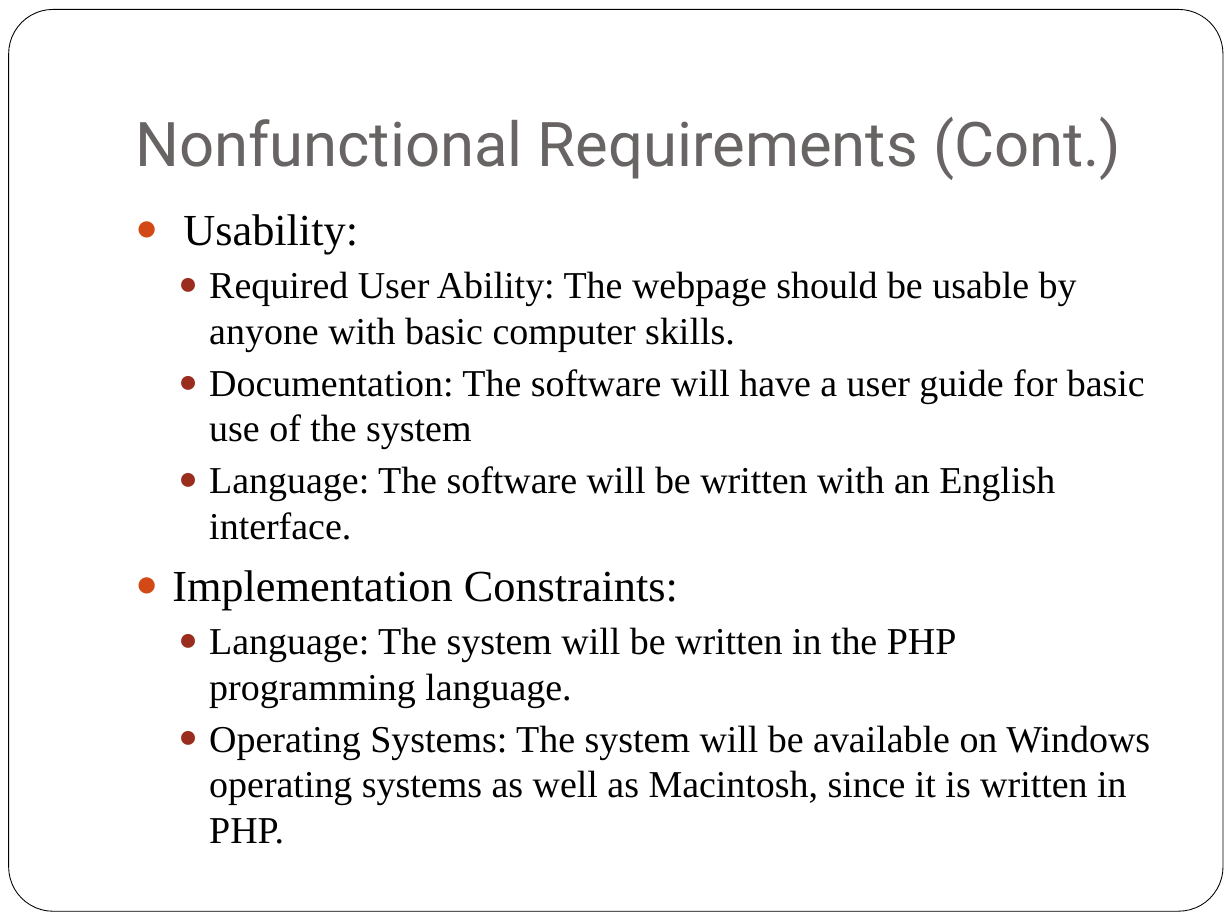
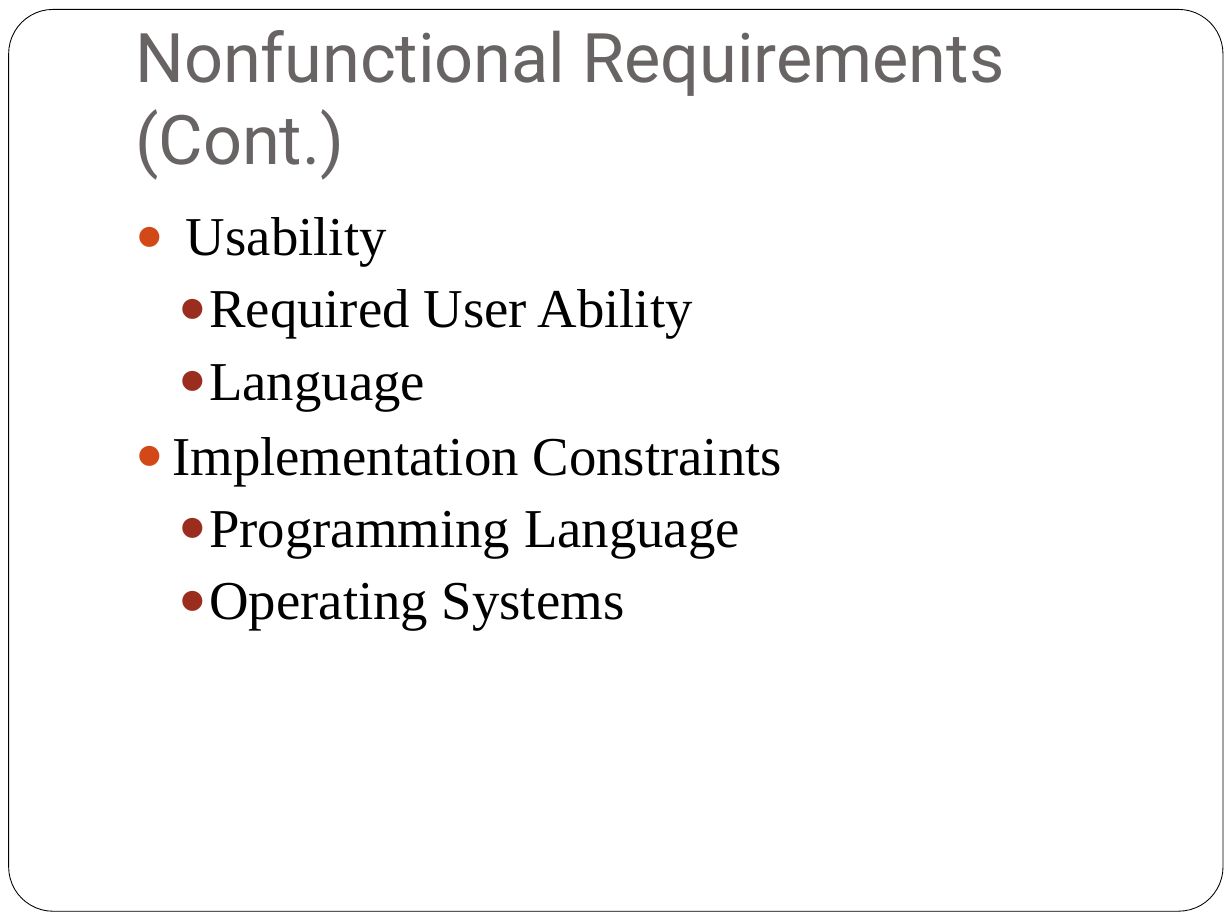
Before and after one commit to patrickbraud/CapstoneProject, a slide deck: slide 12 of Proposal/TTU CS Blog Requirements.pptx (slide 11 before the commit). Drawn at 1232x924 pixels with LibreOffice and Linux fonts; fonts in the diff are those of the drawing. Boxes give left, top, right and bottom in pixels: in the first picture for what was removed or moved away, otherwise in the second. Text is boxed around its words. In the diff, an @@ line names an element or a change of style, - is before the commit and + after.

Commit message:
updates for requirements
made updates for what I think Cong is looking for

```diff
--- a/Proposal/TTU CS Blog Requirements.pptx
+++ b/Proposal/TTU CS Blog Requirements.pptx
@@ title "Nonfunctional Requirements (Cont.)" at <box>135,30,1004,180</box>: size 36 to 40 pt @@
@@ text at <box>172,217,782,630</box>: text changed; size 22.2 to 32 pt @@
-● Usability:
-  ● Required User Ability: The webpage should be usable by anyone with basic computer skills.
-  ● Documentation: The software will have a user guide for basic use of the system
-  ● Language: The software will be written with an English interface.
-● Implementation Constraints:
-  ● Language: The system will be written in the PHP programming language.
-  ● Operating Systems: The system will be available on Windows operating systems as well as Macintosh, since it is written in PHP.
+● Usability
+  ● Required User Ability
+  ● Language
+● Implementation Constraints
+  ● Programming Language
+  ● Operating Systems
```
Also in this commit, not shown: 8 other slides changed, 1 slide added, 1 other file.
